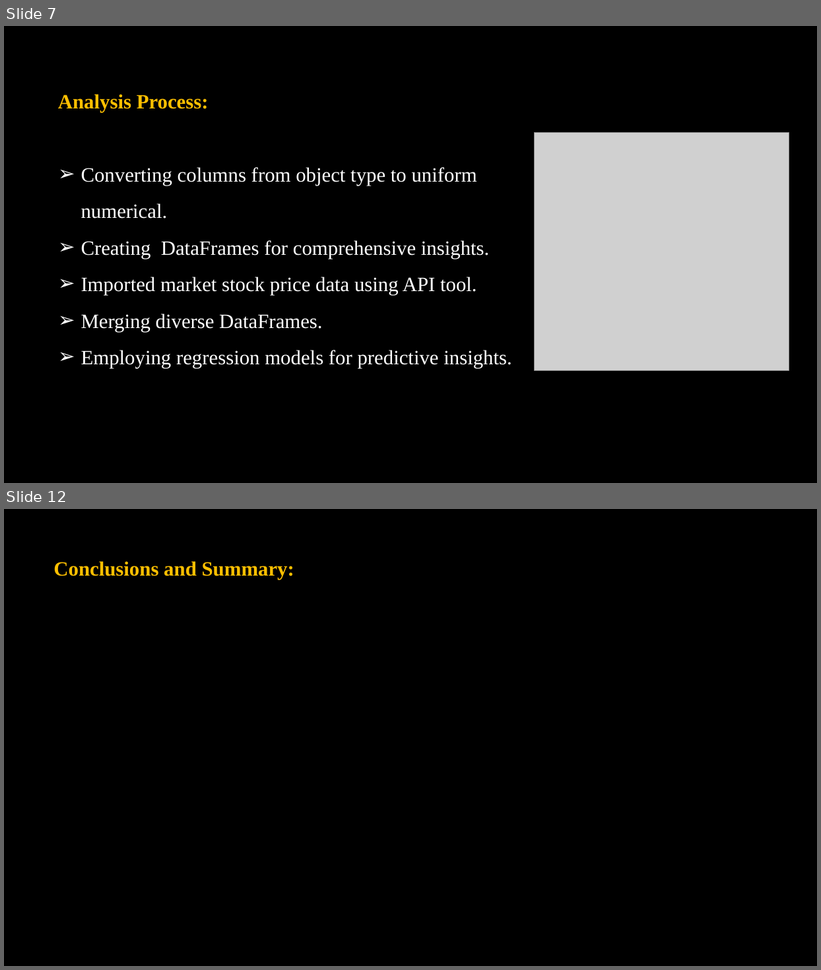
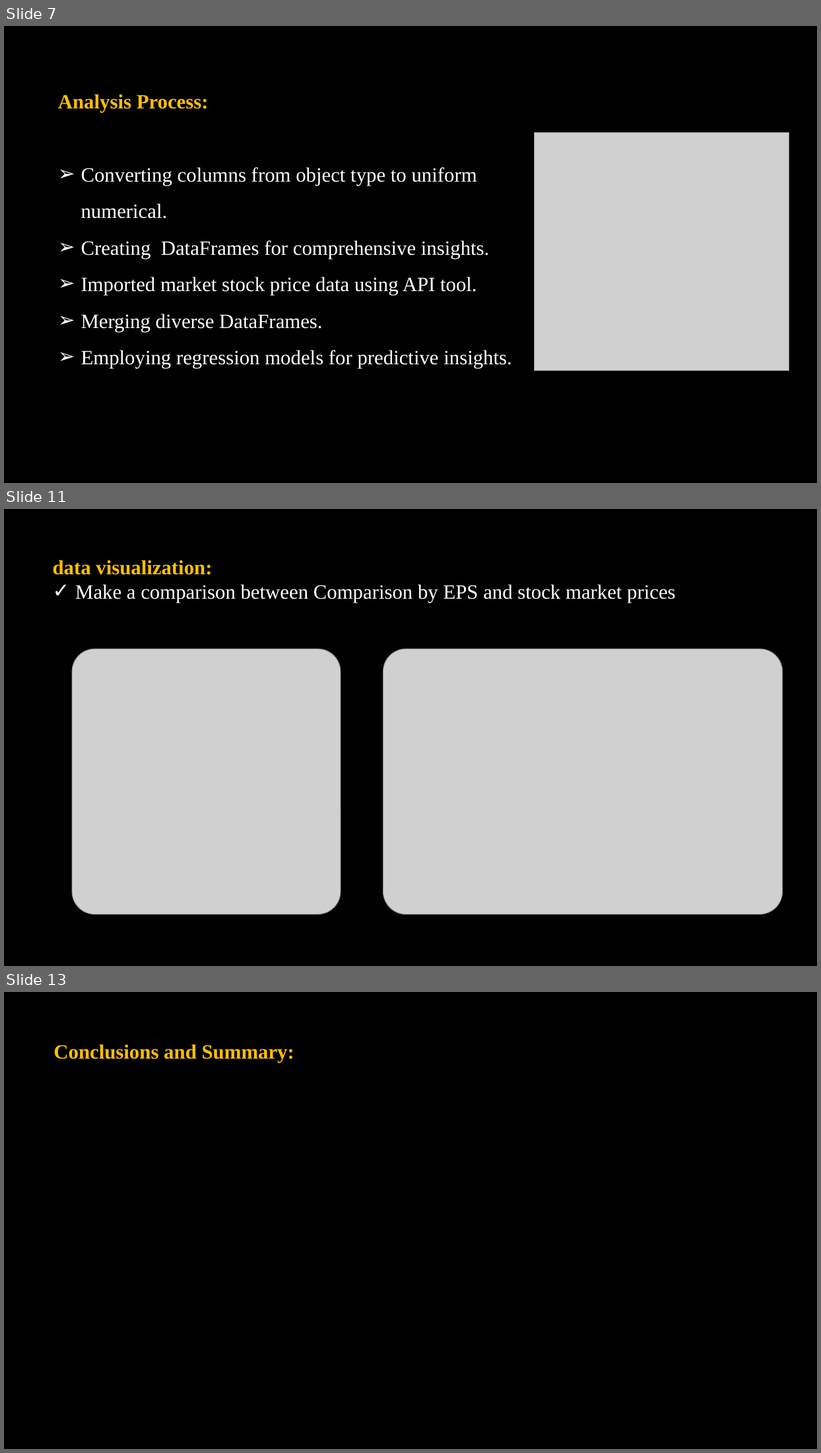
Before and after one commit to jash1112/project-financial_analysis, a slide deck: The project.pptx. Shown one above the other, each under a label of ours: slides 7 and 12 before the commit, slides 7, 11 and 13 after it; the slides between them are not shown. The pictures are 821x970 and 821x1453 pixels, drawn with LibreOffice and Linux fonts; fonts in the diff are those of the drawing; grey boxes stand for pictures; background and template pictures are left out. Boxes give left, top, right and bottom in pixels: in the first picture for what was removed or moved away, otherwise in the second. Text is boxed around its words. In the diff, an @@ line names an element or a change of style, - is before the commit and + after.

```diff
--- a/The project.pptx
+++ b/The project.pptx
@@ slide 11 added at (x1=4, y1=509, x2=817, y2=966), background picture (left out) @@
@@ text added at (x1=53, y1=560, x2=675, y2=603), 24 pt, text #FFFFFF @@
+data visualization:
+✓ Make a comparison between Comparison by EPS and stock market prices
@@ picture added at (x1=73, y1=649, x2=341, y2=915) @@
@@ picture added at (x1=384, y1=649, x2=783, y2=915) @@
@@ what was slide 12 is now slide 13 @@
```
Also in this commit, not shown: 3 slides changed, 3 other slides added, 3 slides removed, 1 other file.
